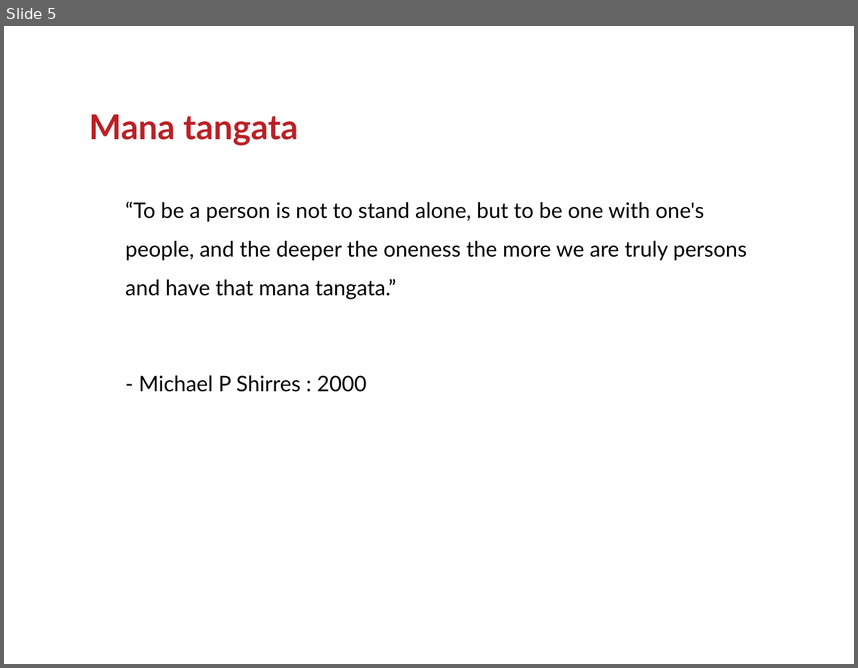
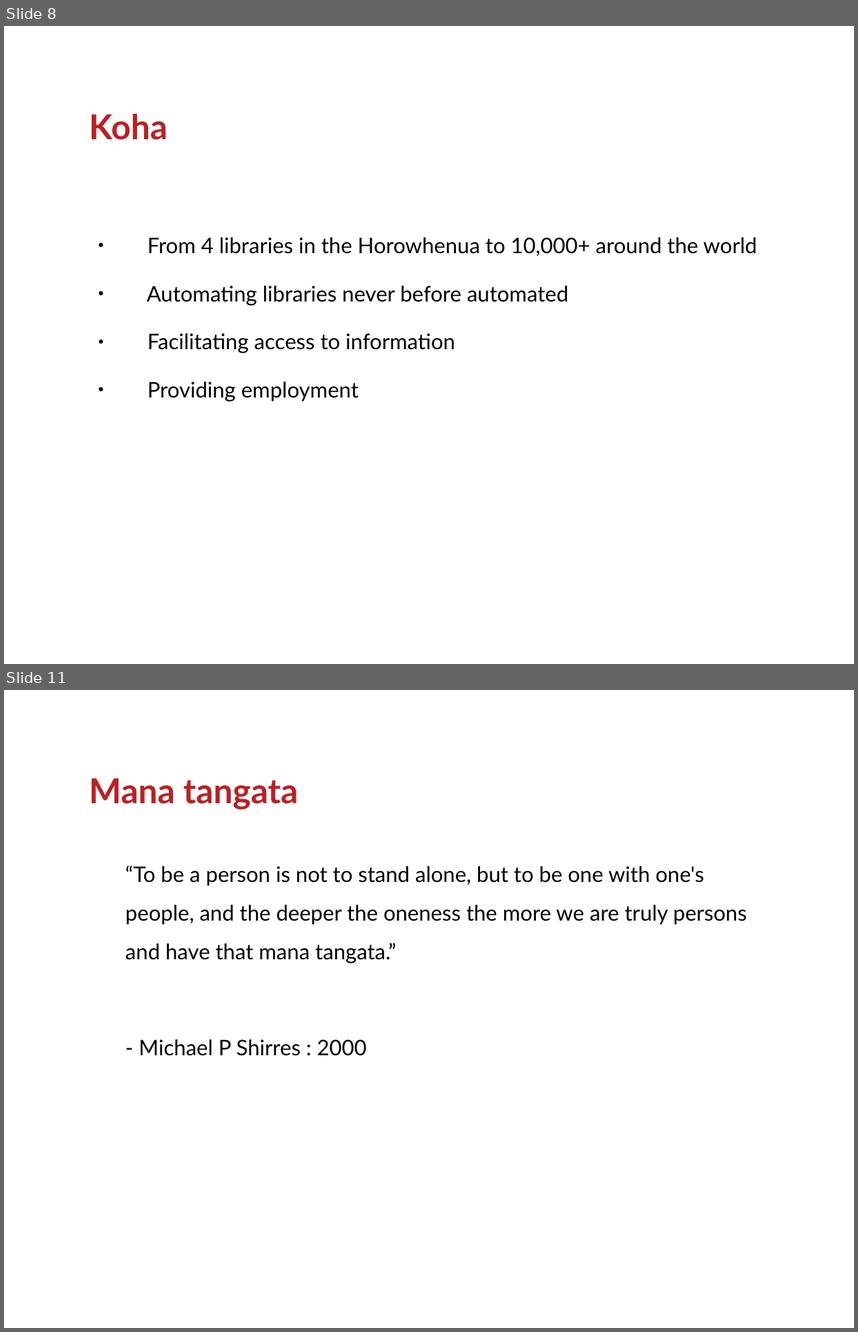
Before and after one commit to ranginui/presentation, a slide deck: digital_nati/floss.odp. Shown one above the other, each under a label of ours: slide 5 before the commit, slides 8 and 11 after it; the slides between them are not shown. The pictures are 858x668 and 858x1332 pixels, drawn with LibreOffice and Linux fonts; fonts in the diff are those of the drawing; background and template pictures are left out. Boxes give left, top, right and bottom in pixels: in the first picture for what was removed or moved away, otherwise in the second. Text is boxed around its words. In the diff, an @@ line names an element or a change of style, - is before the commit and + after.

Commit message:
Changes before my presentation on 26/5/15

```diff
--- a/digital_nati/floss.odp
+++ b/digital_nati/floss.odp
@@ slide 8 added at [4, 26, 854, 664], background #FFFFFF @@
@@ title added at [89, 114, 168, 140], 32 pt, text #BB2025, bold @@
+Koha
@@ text added at [147, 237, 757, 401], 20 pt, text #000000 @@
+● From 4 libraries in the Horowhenua to 10,000+ around the world
+● Automating libraries never before automated
+● Facilitating access to information
+● Providing employment
@@ what was slide 5 is now slide 11 @@
```
Also in this commit, not shown: 3 slides changed, 7 other slides added, 1 slide removed.
